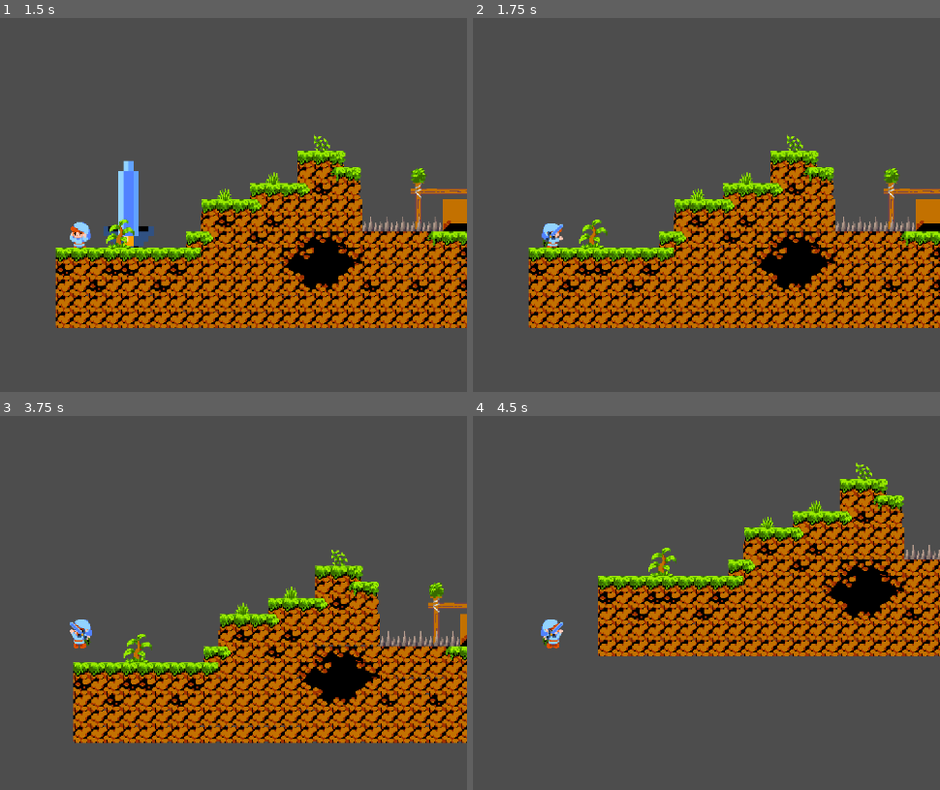
Above: before the commit, frames 1-4 (two rows, left to right).
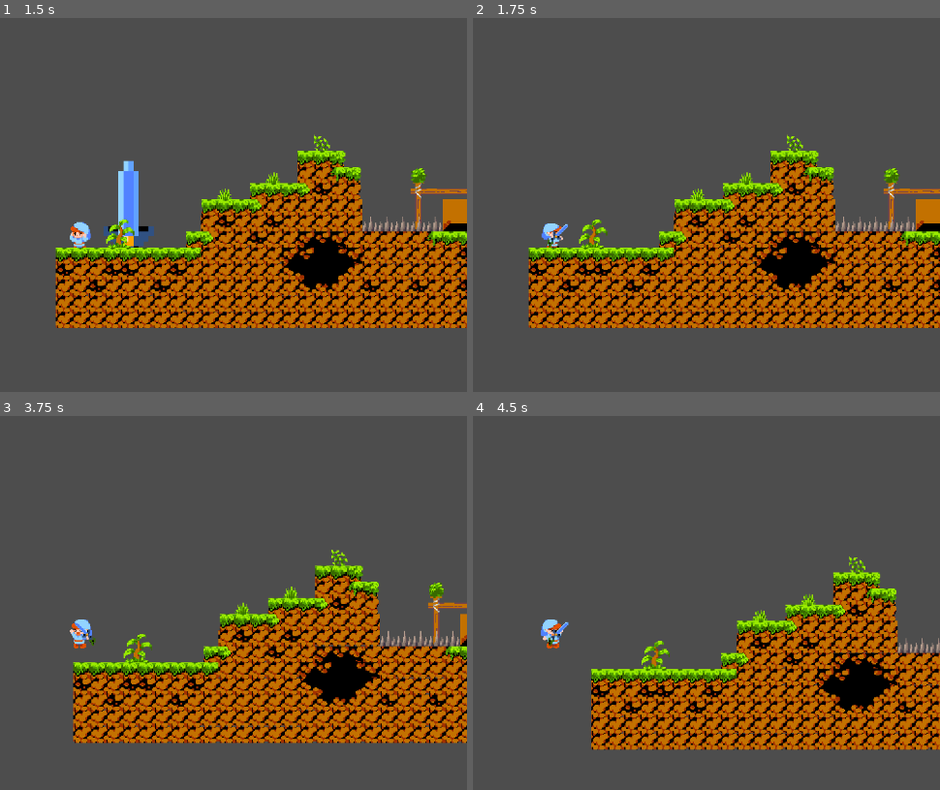
Above: after the commit, the same moments.

Repository: megaeonise/GMTK2023SwordofLegend
Game: Godot game, scene res://Tutorial_Plr.tscn
The game is run twice, just before and just after one commit, with the same random seed, the same clock (stepped at 60 frames per second) and the same inputs. This scene is started directly instead of the project's main scene.
Inputs (mouse positions are in pixels of both pictures, inside the frame that each line leads up to):
- Up to frame 1 (1.5 s): tap Enter (ui_accept) at 0.5, 0.77, 1.25 s; move the mouse to (42, 320) at 0.52 s; hold Right (ui_right) from 0.53 s (still down); right-click (42, 320) at 0.6 s; move the mouse to (312, 302) at 1.27 s; click (312, 302) at 1.35 s
- Up to frame 2 (1.75 s): keep holding Right (ui_right); tap Enter (ui_accept) at 1.52 s; right-click (785, 302) at 1.55 s
- Up to frame 3 (3.75 s): tap Enter (ui_accept) at 2, 2.75, 3.02, 3.5 s; move the mouse to (outside the picture) at 2.02 s; release Right (ui_right) at 2.03 s; hold Left (ui_left) from 2.03 s (still down); right-click (outside the picture) at 2.1 s; move the mouse to (116, 632) at 2.77 s; right-click (116, 632) at 2.85 s; move the mouse to (outside the picture) at 3.52 s; press the mouse at (outside the picture) at 3.53 s
- Up to frame 4 (4.5 s): tap Enter (ui_accept) at 3.77 s; right-click (outside the picture) at 3.8 s; move the mouse to (725, 610) at 4.27 s; release Left (ui_left) at 4.28 s; release the mouse at (725, 610) at 4.28 s; hold Right (ui_right) from 4.28 s (still down); right-click (725, 610) at 4.35 s

Frame 1 is identical in both runs. In frame 2, 0.1% of the frame differs, in the area x 14-21%, y 54-62%; in frame 3, 0.1%; in frame 4, 40%, in the area x 14-100%, y 12-90%.

Commit message:
disabled sword collision while in move mode

Diff:
--- a/Characters/Player.gd
+++ b/Characters/Player.gd
@@ -9,9 +9,9 @@
 #sword length/dmg, chain length, grip strength
 var upgrade_arr = [0,0,0]
 
-var length_up = 1
-var grip_up = 1
-var chain_up = 1
+#var length_up = 1
+#var grip_up = 1
+#var chain_up = 1
 
 func _ready():
 	add_collision_exception_with(get_node('Sword'))
@@ -47,11 +47,12 @@
 
 	#GRIP IS SET HERE!!!
 	if is_on_floor():
-		grip = 25
+		#into grip upgrade
+		grip = 25+25*(upgrade_arr[2]/2)
 		on_ground = true
 
 	if Input.is_action_just_pressed("Right_Click") and on_ground==true:
-		get_node('Sword').set_position(Vector2(0,0))
+		get_node('Sword').set_position(Vector2(5,0))
 		mode*=-1
 		mode_change.emit(mode)
 
--- a/Characters/Sword.gd
+++ b/Characters/Sword.gd
@@ -5,6 +5,9 @@
 var speed = 1000
 var radius = 50
 var attack_anim = 0
+
+#@onready var player_var = get_node("/root/Player")
+#var upgrade_arr = player_var.upgrade_arr
 
 
 
@@ -28,6 +31,8 @@
 		global_transform.origin = mouse_pos
 		if position.y > player_pos.y:
 			position.y = player_pos.y+8
+	else:
+		get_node('SwordCollision').set_disabled(true)
 
 func sword_attack():
 	if sword_mode ==1:
@@ -41,10 +46,10 @@
 					get_node('SwordSprite').play('attack2')
 					attack_anim = 0
 		if get_node('SwordSprite').animation == 'attack' and get_node('SwordSprite').frame>=2 and get_node('SwordSprite').frame<=3:
-			attack.emit(1)
+#			attack.emit(1+upgrade_arr[1])
 			print('down')
 		if get_node('SwordSprite').animation == 'attack2' and get_node('SwordSprite').frame>=1 and get_node('SwordSprite').frame<=2:
-			attack.emit(1)
+#			attack.emit(1+upgrade_arr[1])
 			print('up')
 
 
